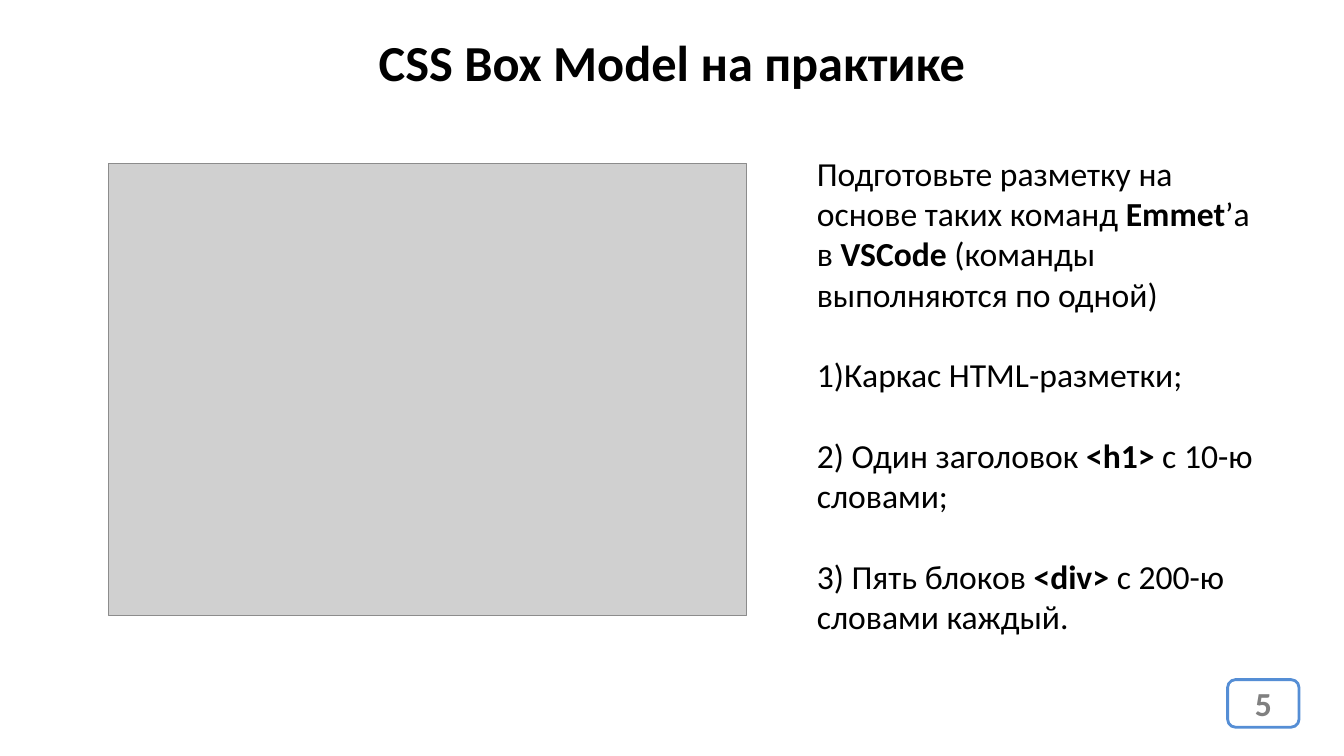
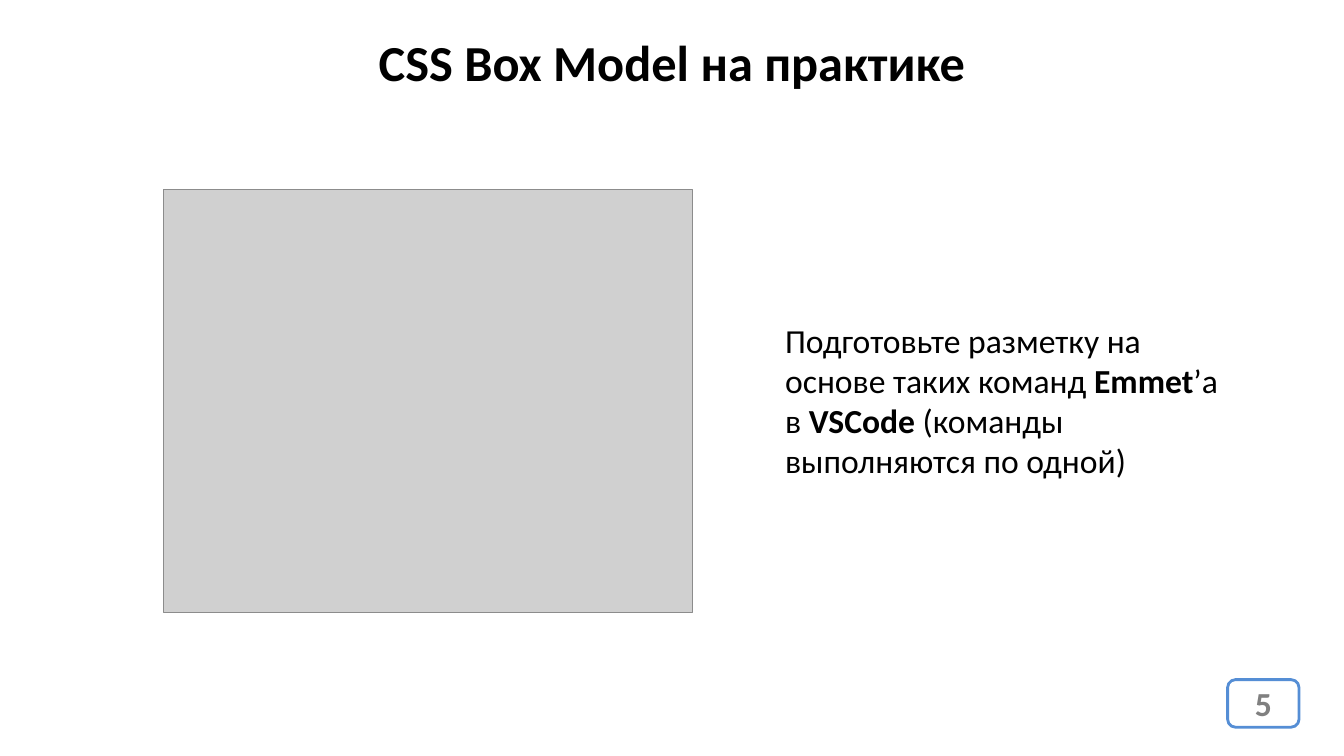
Before and after one commit to web36-ortdnipro/lesson04, a slide deck: slide 5 of lesson04.pptx. Drawn at 1344x756 pixels with LibreOffice and Linux fonts; fonts in the diff are those of the drawing; grey boxes stand for pictures. Boxes give left, top, right and bottom in pixels: in the first picture for what was removed or moved away, otherwise in the second. Text is boxed around its words. In the diff, an @@ line names an element or a change of style, - is before the commit and + after.

```diff
--- a/lesson04.pptx
+++ b/lesson04.pptx
@@ picture: place and size @@
-picture at [109, 163, 748, 616]
+picture at [164, 190, 693, 613]
@@ text "Подготовьте разметку на основе таких ...": place and size @@
-text "Подготовьте разметку на основе таких ..." at [817, 164, 1253, 635]
+text "Подготовьте разметку на основе таких ..." at [785, 331, 1218, 479]
@@ text at [817, 362, 1253, 635]: paragraphs removed @@
-1)Каркас HTML-разметки;
-2) Один заголовок <h1> с 10-ю словами;
-3) Пять блоков <div> с 200-ю словами каждый.
```
Also in this commit, not shown: 1 other file.
